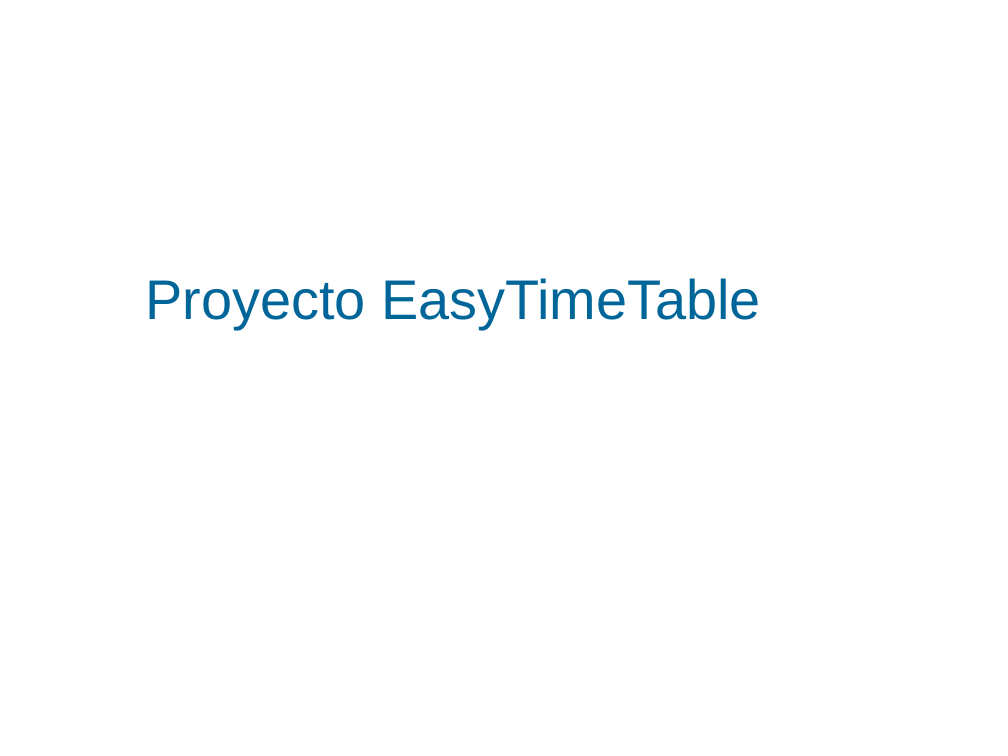
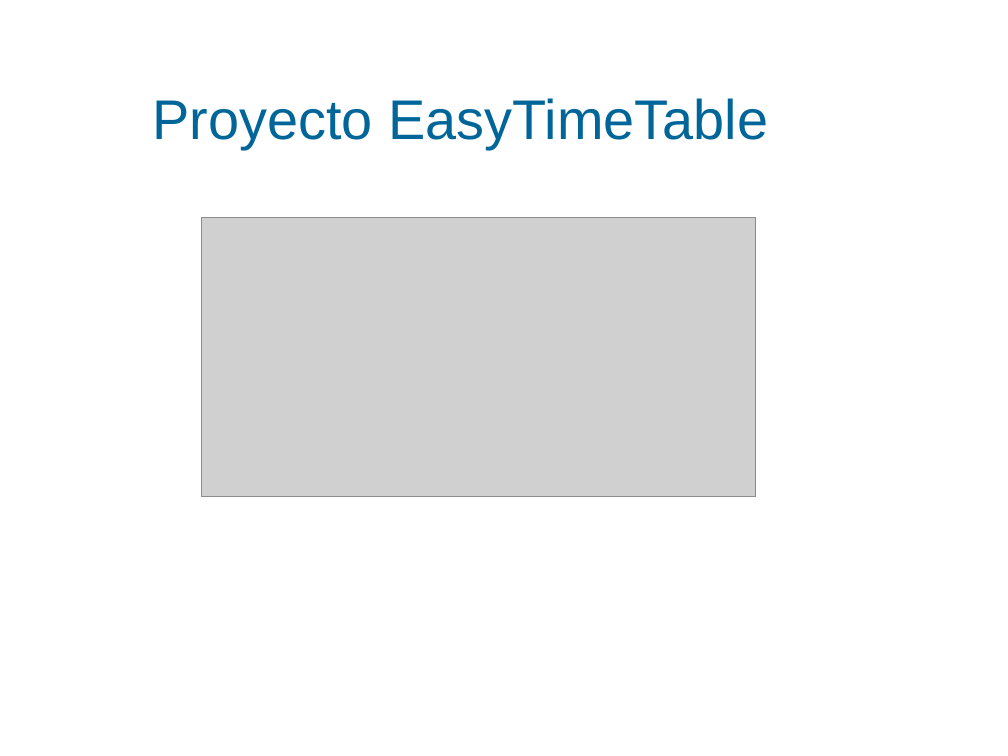
Before and after one commit to AdrianRubioT/ProyectoDAM_Easy_Timetable, a slide deck: slide 1 of Entrega/Presentacion/Presentacion.odp. Drawn at 1008x756 pixels with LibreOffice and Linux fonts; fonts in the diff are those of the drawing; grey boxes stand for pictures; background and template pictures are left out. Boxes give left, top, right and bottom in pixels: in the first picture for what was removed or moved away, otherwise in the second. Text is boxed around its words. In the diff, an @@ line names an element or a change of style, - is before the commit and + after.

Commit message:
aniadido icono del programa en la portada

```diff
--- a/Entrega/Presentacion/Presentacion.odp
+++ b/Entrega/Presentacion/Presentacion.odp
@@ title "Proyecto EasyTimeTable": place and size @@
-title "Proyecto EasyTimeTable" at [145,278,761,329]
+title "Proyecto EasyTimeTable" at [153,98,768,149]
@@ picture added at [201,218,756,498] @@
```
